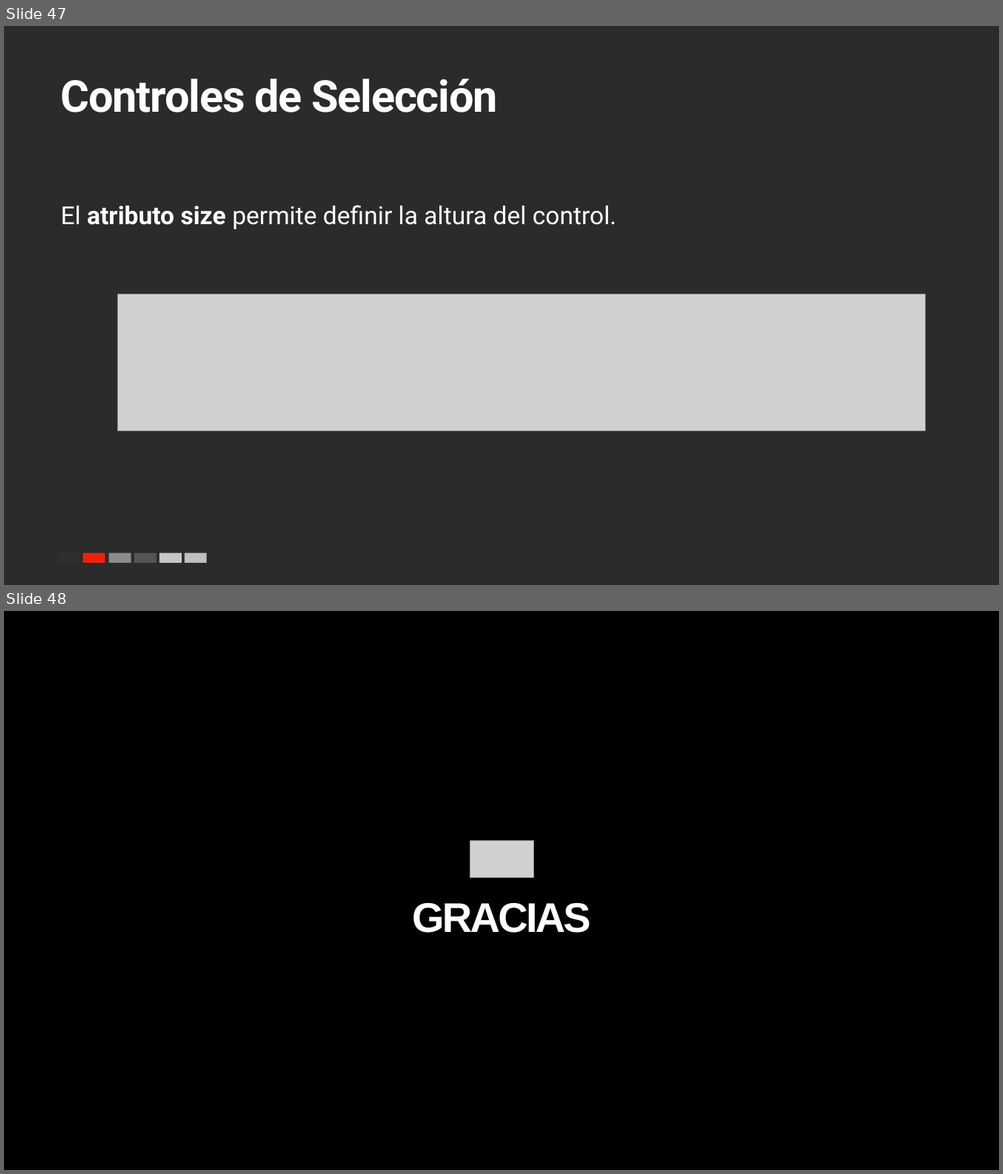
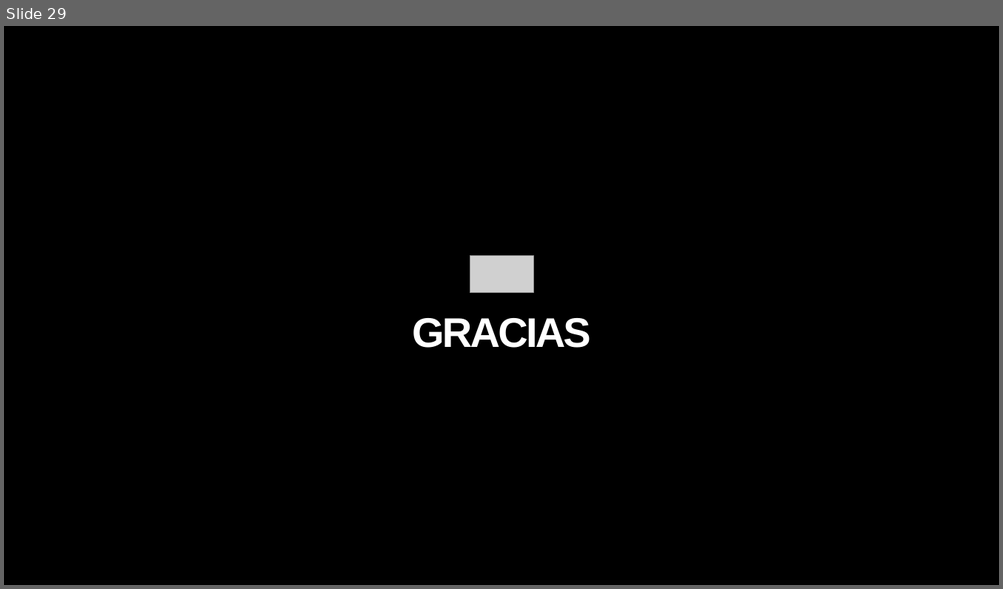
Before and after one commit to emaravi/DEW, a slide deck: sesion02/S02- HTML y JS.pptx. Shown one above the other, each under a label of ours: slides 47 and 48 before the commit, slide 29 after it. The pictures are 1003x1174 and 1003x589 pixels, drawn with LibreOffice and Linux fonts; fonts in the diff are those of the drawing; grey boxes stand for pictures; background and template pictures are left out; a plain dark background stands for a picture behind light text. Boxes give left, top, right and bottom in pixels: in the first picture for what was removed or moved away, otherwise in the second. Text is boxed around its words. In the diff, an @@ line names an element or a change of style, - is before the commit and + after.

```diff
--- a/sesion02/S02- HTML y JS.pptx
+++ b/sesion02/S02- HTML y JS.pptx
@@ slide 47 removed at (4, 26, 999, 585), background picture (left out) @@
@@ title removed at (61, 79, 498, 113) @@
-Controles de Selección
@@ text removed at (61, 205, 616, 230) @@
-El atributo size permite definir la altura del control.
@@ picture removed at (117, 294, 925, 431) @@
@@ group removed at (58, 554, 207, 563): 6 rectangles @@
@@ what was slide 48 is now slide 29 @@
```
Also in this commit, not shown: 18 other slides removed, 1 other file.
